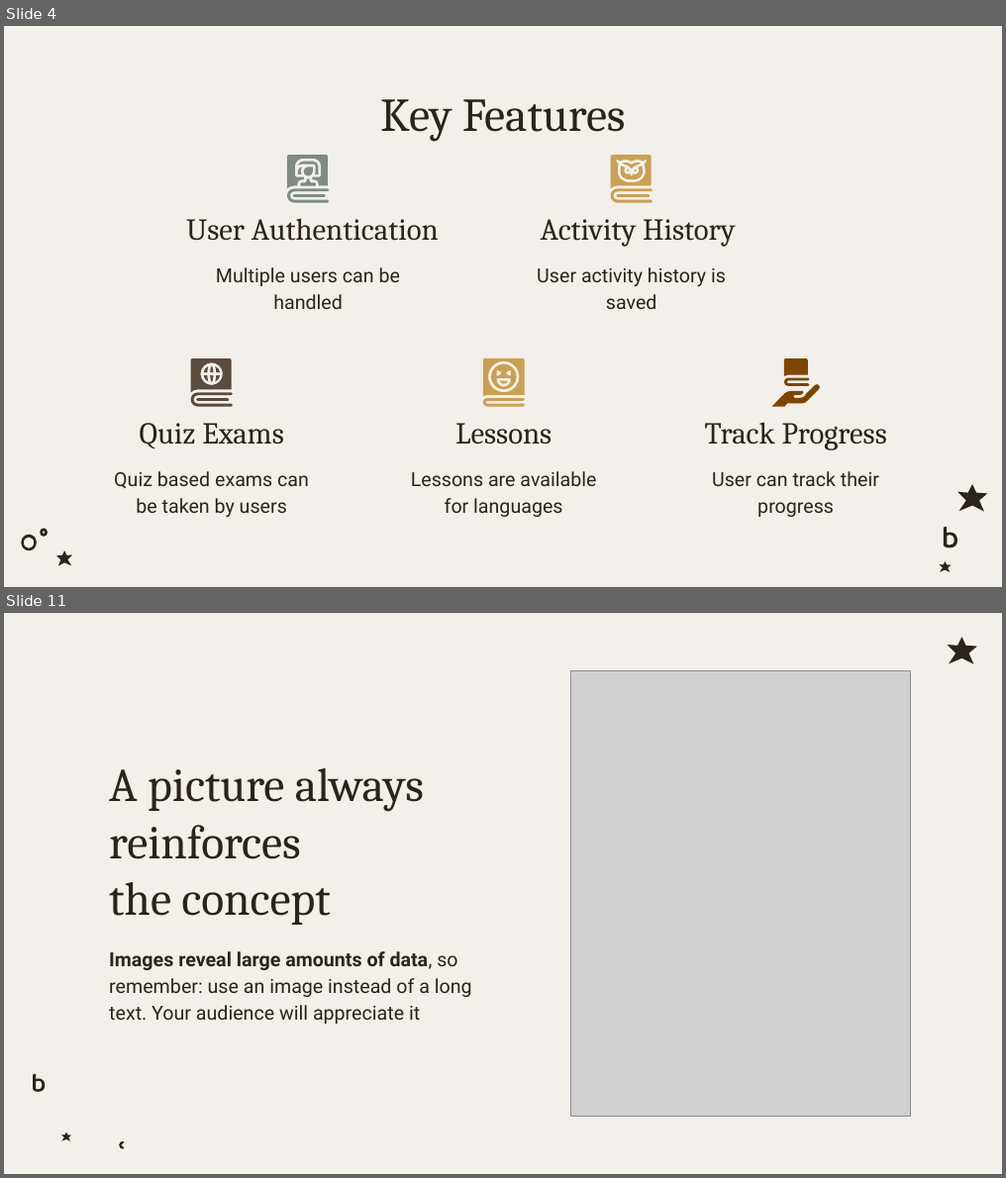
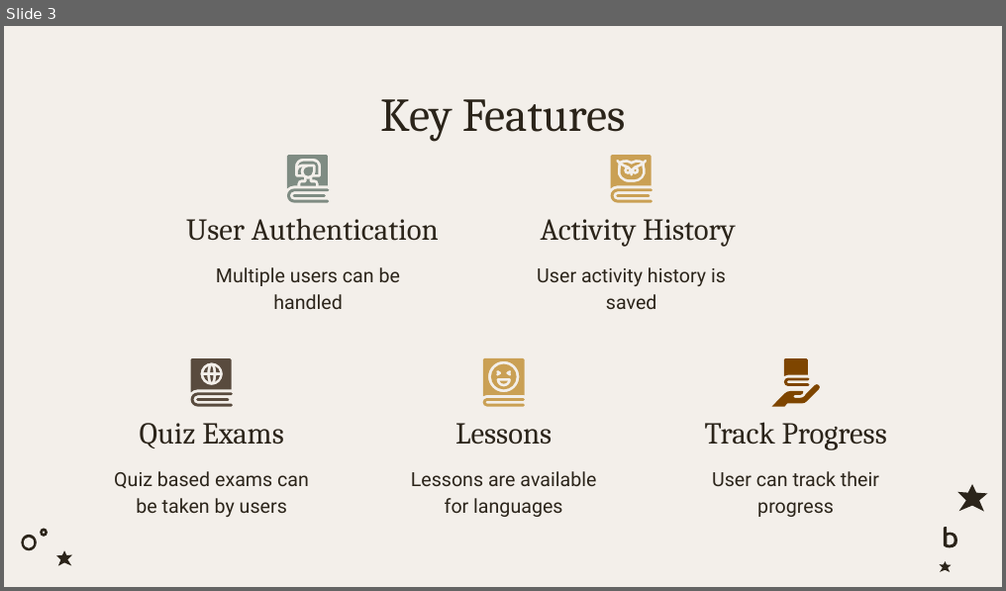
Before and after one commit to hasin023/LinguaL, a slide deck: LinguLFinal.pptx. Shown one above the other, each under a label of ours: slides 4 and 11 before the commit, slide 3 after it; the slides between them are not shown. The pictures are 1006x1178 and 1006x591 pixels, drawn with LibreOffice and Linux fonts; fonts in the diff are those of the drawing; grey boxes stand for pictures. Boxes give left, top, right and bottom in pixels: in the first picture for what was removed or moved away, otherwise in the second. Text is boxed around its words. In the diff, an @@ line names an element or a change of style, - is before the commit and + after.

```diff
--- a/LinguLFinal.pptx
+++ b/LinguLFinal.pptx
@@ slide 11 removed at [4,613,1002,1174], background #F3EFEA @@
@@ group removed at [33,637,977,1150]: 4 freeform shapes @@
@@ picture removed at [571,670,911,1116] @@
@@ title removed at [109,768,424,925] @@
-A picture always reinforces
-the concept
@@ subtitle removed at [109,952,472,1024] @@
-Images reveal large amounts of data, so remember: use an image instead of a long text. Your audience will appreciate it
@@ what was slide 4 is now slide 3 @@
```
Also in this commit, not shown: 1 slide changed, 3 slides added, 12 other slides removed, 44 other files.
